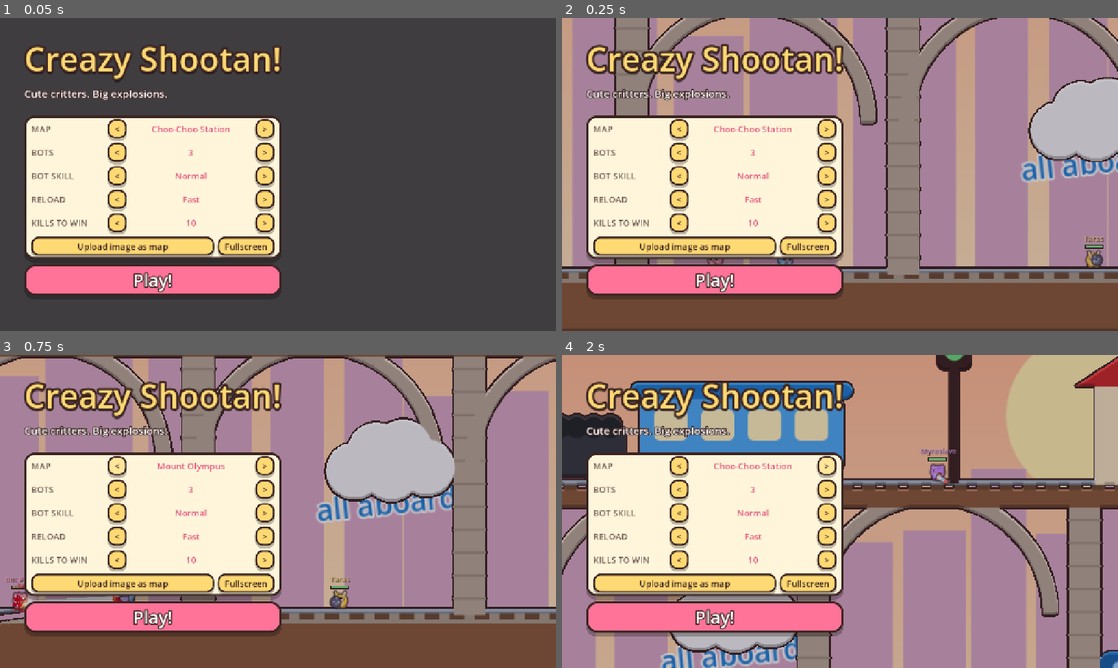
Above: before the commit, frames 1-4 (two rows, left to right).
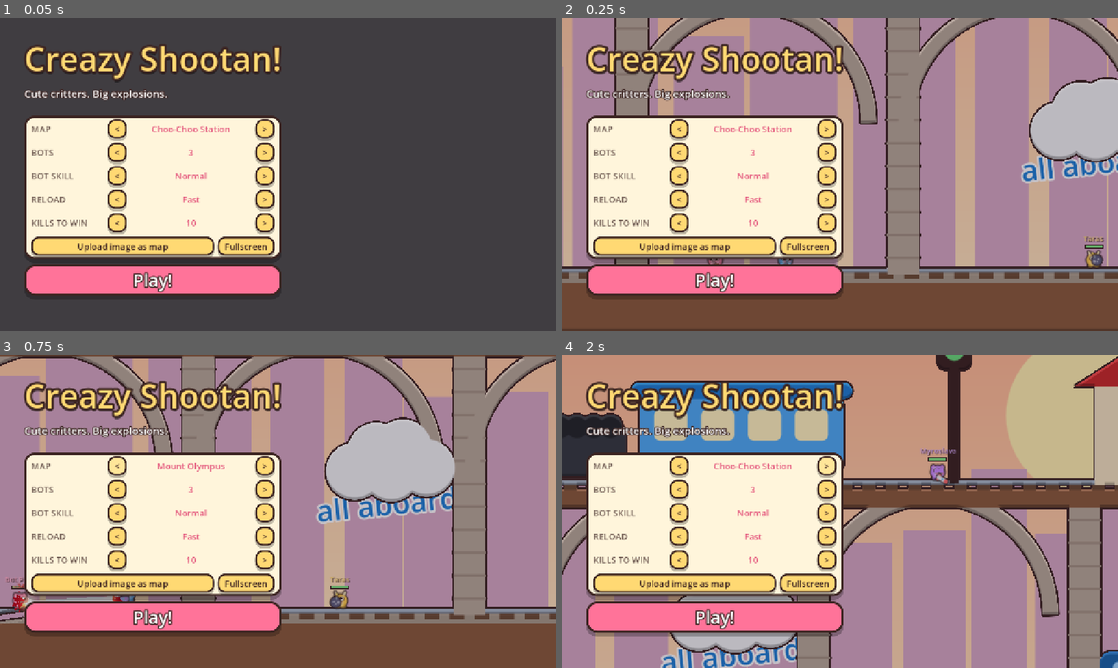
Above: after the commit, the same moments.

Repository: randomizer2223/creazy-shootan
Game: Godot game, scene res://scenes/main.tscn
Same seed, same stepped clock (60 frames per second), same inputs: the game is played once before the commit and once after it.
Inputs:
- Up to frame 1 (0.05 s): no input
- Up to frame 2 (0.25 s): no input
- Up to frame 3 (0.75 s): click "<" at 0.5 s
- Up to frame 4 (2 s): click ">" at 1.25 s

Frame 1 is identical in both runs. In frame 2, 0.8% of the frame differs, in the area x 0-100%, y 0-83%; in frame 3, 1.0%; in frame 4, 1.0%, in the area x 0-100%, y 0-100%.

Commit message:
Sharper picture maps (2x resolution)
- Picture maps are rendered at 2560x1440 while physics stays at 1280x720,
  so the ground looks crisp on Full HD and bigger screens
- Map text is rasterized at full size, weapon icons at higher resolution
- Explosions cut the picture row by row with fill_rect (fast even at 2x)

Co-Authored-By: Claude Opus 5.5 <noreply@anthropic.com>
Claude-Session: https://claude.ai/code/session_011rcnJMttnsU6gd1aM4jscy

Diff:
--- a/scripts/game.gd
+++ b/scripts/game.gd
@@ -418,7 +418,7 @@
 		var q := pos + Vector2.from_angle(rng.randf() * TAU) * radius * 0.6
 		var qi := Vector2i(clampi(int(q.x), 0, terrain.w - 1), clampi(int(q.y), 0, terrain.h - 1))
 		if terrain.is_solid(qi.x, qi.y):
-			debris_cols.append(terrain.img.get_pixelv(qi))
+			debris_cols.append(terrain.img.get_pixelv(qi * terrain.ss + Vector2i(terrain.pp, terrain.pp)))
 	terrain.carve(pos, radius)
 	if radius >= 14.0:
 		sfx("boom", lerpf(-8.0, 2.0, clampf((radius - 14.0) / 32.0, 0.0, 1.0)), 1.0 - clampf(radius / 140.0, 0.0, 0.3), pos)
--- a/scripts/map_art.gd
+++ b/scripts/map_art.gd
@@ -6,6 +6,7 @@
 const W := 1280
 const H := 720
 const INK := Color("3b2321")
+const SS := 2  # pictures are rendered at 2x for a sharp image
 
 
 ## Returns {} if the picture could not be rendered (for example in headless mode).
@@ -37,26 +38,15 @@
 		return {}
 	fg.convert(Image.FORMAT_RGBA8)
 	bg.convert(Image.FORMAT_RGBA8)
-	var data := fg.get_data()
+	# the picture stays at 2x for sharpness; physics uses a 1x mask (block average of alpha)
+	var small: Image = fg.duplicate()
+	small.resize(W, H, Image.INTERPOLATE_BILINEAR)
+	var sdata := small.get_data()
 	var mask := PackedByteArray()
 	mask.resize(W * H)
 	for i in W * H:
-		var a := data[i * 4 + 3]
-		if a >= 128:
-			mask[i] = 1
-			# undo premultiplied edges so colors stay bright
-			if a < 255:
-				var k := 255.0 / a
-				data[i * 4] = mini(int(data[i * 4] * k), 255)
-				data[i * 4 + 1] = mini(int(data[i * 4 + 1] * k), 255)
-				data[i * 4 + 2] = mini(int(data[i * 4 + 2] * k), 255)
-			data[i * 4 + 3] = 255
-		else:
-			data[i * 4] = 0
-			data[i * 4 + 1] = 0
-			data[i * 4 + 2] = 0
-			data[i * 4 + 3] = 0
-	var fimg := Image.create_from_data(W, H, false, Image.FORMAT_RGBA8, data)
+		mask[i] = 1 if sdata[i * 4 + 3] >= 128 else 0
+	var fimg := fg
 	var dirt: Array = DIRT.get(id, DIRT["cats"])
 	return {"fg": fimg, "bg": bg, "mask": mask, "dirt": dirt, "outline": INK}
 
@@ -75,11 +65,12 @@
 
 static func _viewport(host: Node, id: String, layer: int) -> SubViewport:
 	var vp := SubViewport.new()
-	vp.size = Vector2i(W, H)
+	vp.size = Vector2i(W * SS, H * SS)
 	vp.transparent_bg = layer == 0
 	vp.disable_3d = true
 	vp.render_target_update_mode = SubViewport.UPDATE_ONCE
 	var canvas := Node2D.new()
+	canvas.scale = Vector2(SS, SS)
 	canvas.draw.connect(func():
 		var p := ArtPainter.new(canvas)
 		p.call(id + ("_ground" if layer == 0 else "_sky"))
@@ -126,11 +117,13 @@
 		ci.draw_style_box(sb, r)
 
 	func text(pos: Vector2, s: String, size: int, col: Color, rot := 0.0, outline := 0, ocol := INK) -> void:
-		var w := font.get_string_size(s, HORIZONTAL_ALIGNMENT_LEFT, -1, size).x
-		ci.draw_set_transform(pos, rot, Vector2.ONE)
+		# glyphs are rasterized at the real (2x) size so map text stays sharp
+		var fs := size * SS
+		var w := font.get_string_size(s, HORIZONTAL_ALIGNMENT_LEFT, -1, fs).x
+		ci.draw_set_transform(pos, rot, Vector2.ONE / SS)
 		if outline > 0:
-			ci.draw_string_outline(font, Vector2(-w / 2.0, size * 0.35), s, HORIZONTAL_ALIGNMENT_LEFT, -1, size, outline, ocol)
-		ci.draw_string(font, Vector2(-w / 2.0, size * 0.35), s, HORIZONTAL_ALIGNMENT_LEFT, -1, size, col)
+			ci.draw_string_outline(font, Vector2(-w / 2.0, fs * 0.35), s, HORIZONTAL_ALIGNMENT_LEFT, -1, fs, outline * SS, ocol)
+		ci.draw_string(font, Vector2(-w / 2.0, fs * 0.35), s, HORIZONTAL_ALIGNMENT_LEFT, -1, fs, col)
 		ci.draw_set_transform_matrix(Transform2D.IDENTITY)
 
 	func eye(c: Vector2, r: float, look: Vector2) -> void:
--- a/scripts/sprites.gd
+++ b/scripts/sprites.gd
@@ -149,7 +149,7 @@
 	if id == "banana_small":
 		id = "banana"
 	if not _cache.has(id):
-		_cache[id] = Painter.render(_shapes(id))
+		_cache[id] = Painter.render(_shapes(id), 72)
 	return _cache[id]
 
 
--- a/scripts/terrain.gd
+++ b/scripts/terrain.gd
@@ -12,6 +12,7 @@
 shader_type canvas_item;
 uniform vec4 outline_color : source_color = vec4(0.23, 0.14, 0.13, 1.0);
 uniform float outline_px = 1.7;
+uniform float edge_px = 2.5;
 void fragment() {
 	vec2 px = TEXTURE_PIXEL_SIZE;
 	vec4 c = texture(TEXTURE, UV);
@@ -24,18 +25,20 @@
 	}
 	float inner = smoothstep(0.4, 0.6, a);
 	float outer = smoothstep(0.4, 0.6, n);
-	float up = texture(TEXTURE, UV - vec2(0.0, px.y * 2.5)).a;
-	float down = texture(TEXTURE, UV + vec2(0.0, px.y * 2.5)).a;
+	float up = texture(TEXTURE, UV - vec2(0.0, px.y * edge_px)).a;
+	float down = texture(TEXTURE, UV + vec2(0.0, px.y * edge_px)).a;
 	col = mix(col, min(col * 1.18 + 0.12, vec3(1.0)), (1.0 - up) * 0.85);
 	col = mix(col, col * 0.62, (1.0 - down) * 0.7);
 	COLOR = vec4(mix(outline_color.rgb, col, inner), outer);
 }
 """
 
-var w := 0
+var w := 0   # map size in world pixels (= physics mask size)
 var h := 0
+var ss := 1  # picture pixels per world pixel (2 = sharper "HD" picture)
+var pp := P  # padding in picture pixels
 var mask := PackedByteArray()
-var img: Image  # padded by P on every side
+var img: Image  # picture, padded by pp on every side
 var bg_tex: ImageTexture
 var chunks_x := 0
 var chunks_y := 0
@@ -47,14 +50,17 @@
 var _bg_node: Node2D
 
 
+## fg may be larger than the mask (2x for sharp picture maps); bg can be any size.
 func setup(fg: Image, solid: PackedByteArray, bg: Image, dcolors: Array, outline := Color(0.23, 0.14, 0.13)) -> void:
 	if fg.get_format() != Image.FORMAT_RGBA8:
 		fg.convert(Image.FORMAT_RGBA8)
-	w = fg.get_width()
-	h = fg.get_height()
-	img = Image.create(w + 2 * P, h + 2 * P, false, Image.FORMAT_RGBA8)
+	ss = maxi(1, int(round(sqrt(float(fg.get_width() * fg.get_height()) / solid.size()))))
+	w = fg.get_width() / ss
+	h = fg.get_height() / ss
+	pp = P * ss
+	img = Image.create(w * ss + 2 * pp, h * ss + 2 * pp, false, Image.FORMAT_RGBA8)
 	img.fill(Color(0, 0, 0, 0))
-	img.blit_rect(fg, Rect2i(0, 0, w, h), Vector2i(P, P))
+	img.blit_rect(fg, Rect2i(0, 0, w * ss, h * ss), Vector2i(pp, pp))
 	mask = solid
 	if bg.get_format() != Image.FORMAT_RGBA8:
 		bg.convert(Image.FORMAT_RGBA8)
@@ -73,7 +79,7 @@
 	_bg_node = Node2D.new()
 	_bg_node.show_behind_parent = true
 	_bg_node.texture_filter = CanvasItem.TEXTURE_FILTER_LINEAR
-	_bg_node.draw.connect(func(): _bg_node.draw_texture(bg_tex, Vector2.ZERO))
+	_bg_node.draw.connect(func(): _bg_node.draw_texture_rect(bg_tex, Rect2(0, 0, w, h), false))
 	add_child(_bg_node)
 
 	texture_filter = CanvasItem.TEXTURE_FILTER_LINEAR
@@ -82,6 +88,8 @@
 	var mat := ShaderMaterial.new()
 	mat.shader = sh
 	mat.set_shader_parameter("outline_color", outline)
+	mat.set_shader_parameter("outline_px", 1.7 * ss)
+	mat.set_shader_parameter("edge_px", 2.5 * ss)
 	if OS.get_environment("L2_NOSHADER") == "":
 		material = mat
 	queue_redraw()
@@ -91,9 +99,10 @@
 	return Vector2i(mini(CH, w - cx * CH), mini(CH, h - cy * CH))
 
 
+## Chunk area inside the padded picture (picture pixels).
 func _padded_rect(cx: int, cy: int) -> Rect2i:
 	var s := _chunk_size(cx, cy)
-	return Rect2i(cx * CH, cy * CH, s.x + 2 * P, s.y + 2 * P)
+	return Rect2i(cx * CH * ss, cy * CH * ss, s.x * ss + 2 * pp, s.y * ss + 2 * pp)
 
 
 func is_solid(x: int, y: int) -> bool:
@@ -118,7 +127,7 @@
 	any_dirty = true
 
 
-## Cuts a round hole. Returns the number of destroyed pixels.
+## Cuts a round hole. Returns the number of destroyed world pixels.
 func carve(c: Vector2, r: float, scorch := true) -> int:
 	if r <= 0.0:
 		return 0
@@ -133,9 +142,8 @@
 	if x0 > x1 or y0 > y1:
 		return 0
 	var r2 := r * r
-	var re2 := (r + edge) * (r + edge)
-	var clear := Color(0, 0, 0, 0)
 	var removed := 0
+	# physics
 	for y in range(y0, y1 + 1):
 		var dy := float(y) - c.y
 		var row := y * w
@@ -144,15 +152,46 @@
 			if mask[idx] == 0:
 				continue
 			var dx := float(x) - c.x
-			var d2 := dx * dx + dy * dy
-			if d2 <= r2:
+			if dx * dx + dy * dy <= r2:
 				mask[idx] = 0
-				img.set_pixel(x + P, y + P, clear)
 				removed += 1
-			elif d2 <= re2:
-				img.set_pixel(x + P, y + P, img.get_pixel(x + P, y + P).darkened(0.1))
+	if removed == 0 and not scorch:
+		return 0
+	# picture: each row of the hole is one fill_rect (fast), then a thin scorched rim
+	var clear := Color(0, 0, 0, 0)
+	var re := r + edge
+	var inv := 1.0 / ss
+	var px0 := x0 * ss
+	var px1 := (x1 + 1) * ss - 1
+	for yy in range(y0 * ss, (y1 + 1) * ss):
+		var dy := (yy + 0.5) * inv - c.y
+		if absf(dy) > re:
+			continue
+		var outer := sqrt(maxf(re * re - dy * dy, 0.0))
+		var inner := sqrt(maxf(r2 - dy * dy, 0.0)) if absf(dy) <= r else -1.0
+		var a0 := clampi(int(ceil((c.x - outer) * ss - 0.5)), px0, px1)
+		var a1 := clampi(int(floor((c.x + outer) * ss - 0.5)), px0, px1)
+		if inner >= 0.0:
+			var b0 := clampi(int(ceil((c.x - inner) * ss - 0.5)), px0, px1 + 1)
+			var b1 := clampi(int(floor((c.x + inner) * ss - 0.5)), px0 - 1, px1)
+			if b1 >= b0:
+				img.fill_rect(Rect2i(b0 + pp, yy + pp, b1 - b0 + 1, 1), clear)
+			if scorch:
+				for xx in range(a0, b0):
+					_darken(xx + pp, yy + pp)
+				for xx in range(b1 + 1, a1 + 1):
+					_darken(xx + pp, yy + pp)
+		elif scorch:
+			for xx in range(a0, a1 + 1):
+				_darken(xx + pp, yy + pp)
 	_mark(x0, y0, x1, y1)
 	return removed
+
+
+func _darken(x: int, y: int) -> void:
+	var old := img.get_pixel(x, y)
+	if old.a > 0.0:
+		img.set_pixel(x, y, old.darkened(0.1))
 
 
 ## Creates a circle of ground where it is empty now.
@@ -167,8 +206,10 @@
 	if x0 > x1 or y0 > y1:
 		return 0
 	var r2 := r * r
+	var bw := x1 - x0 + 1
+	var fresh := PackedByteArray()
+	fresh.resize(bw * (y1 - y0 + 1))
 	var added := 0
-	var base: Color = dirt_colors[rng.randi() % dirt_colors.size()]
 	for y in range(y0, y1 + 1):
 		var dy := float(y) - c.y
 		var row := y * w
@@ -177,13 +218,23 @@
 			if mask[idx] == 1:
 				continue
 			var dx := float(x) - c.x
-			var d2 := dx * dx + dy * dy
-			if d2 <= r2:
+			if dx * dx + dy * dy <= r2:
 				mask[idx] = 1
-				# soft dome shading
-				var t := sqrt(d2) / r
-				img.set_pixel(x + P, y + P, base.lightened((1.0 - t) * 0.15 - dy / r * 0.08))
+				fresh[(y - y0) * bw + (x - x0)] = 1
 				added += 1
+	if added == 0:
+		return 0
+	var base: Color = dirt_colors[rng.randi() % dirt_colors.size()]
+	var inv := 1.0 / ss
+	for yy in range(y0 * ss, (y1 + 1) * ss):
+		var wy := yy / ss
+		var dy := (yy + 0.5) * inv - c.y
+		for xx in range(x0 * ss, (x1 + 1) * ss):
+			if fresh[(wy - y0) * bw + (xx / ss - x0)] == 0:
+				continue
+			var dx := (xx + 0.5) * inv - c.x
+			var t := sqrt(dx * dx + dy * dy) / r
+			img.set_pixel(xx + pp, yy + pp, base.lightened((1.0 - t) * 0.15 - dy / r * 0.08))
 	_mark(x0, y0, x1, y1)
 	return added
 
@@ -201,16 +252,20 @@
 		return
 	var r2 := r * r
 	var touched := false
-	for y in range(y0, y1 + 1):
-		var dy := float(y) - c.y
-		for x in range(x0, x1 + 1):
-			if mask[y * w + x] == 0:
+	var inv := 1.0 / ss
+	for yy in range(y0 * ss, (y1 + 1) * ss):
+		var dy := (yy + 0.5) * inv - c.y
+		var row := (yy / ss) * w
+		for xx in range(x0 * ss, (x1 + 1) * ss):
+			if mask[row + xx / ss] == 0:
 				continue
-			var dx := float(x) - c.x
+			var dx := (xx + 0.5) * inv - c.x
 			var d2 := dx * dx + dy * dy
 			if d2 <= r2:
-				var old := img.get_pixel(x + P, y + P)
-				img.set_pixel(x + P, y + P, old.lerp(col, col.a * (1.0 - d2 / r2 * 0.5)))
+				var old := img.get_pixel(xx + pp, yy + pp)
+				if old.a <= 0.0:
+					continue
+				img.set_pixel(xx + pp, yy + pp, Color(old.lerp(col, col.a * (1.0 - d2 / r2 * 0.5)), old.a))
 				touched = true
 	if touched:
 		_mark(x0, y0, x1, y1)
@@ -287,4 +342,4 @@
 		for cx in chunks_x:
 			var s := _chunk_size(cx, cy)
 			draw_texture_rect_region(textures[cy * chunks_x + cx], Rect2(cx * CH, cy * CH, s.x, s.y),
-				Rect2(P, P, s.x, s.y))
+				Rect2(pp, pp, s.x * ss, s.y * ss))
Not shown, changed: play/engine-gz.wasm
Not shown, changed: play/pck-data.wasm
